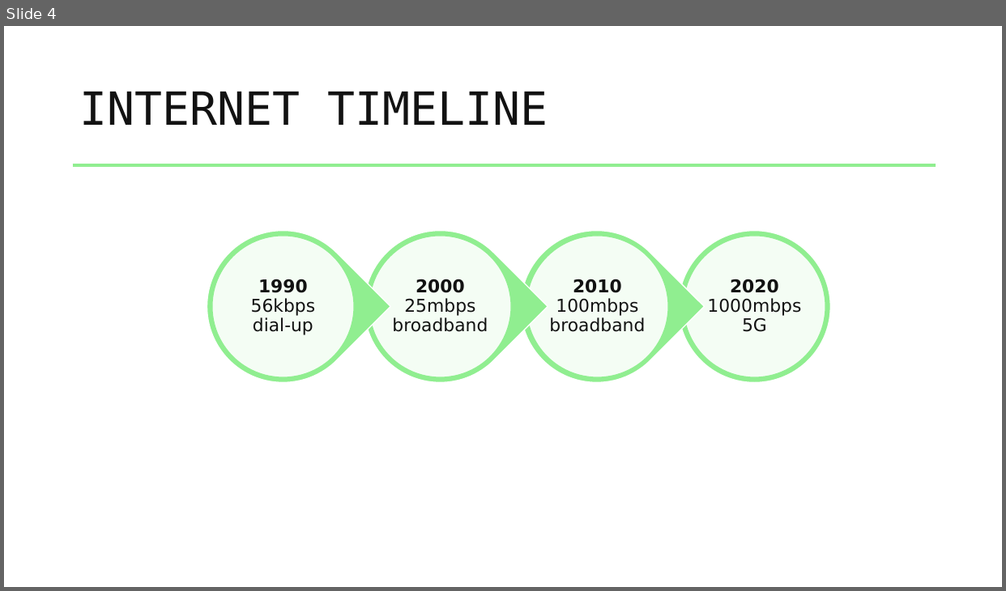
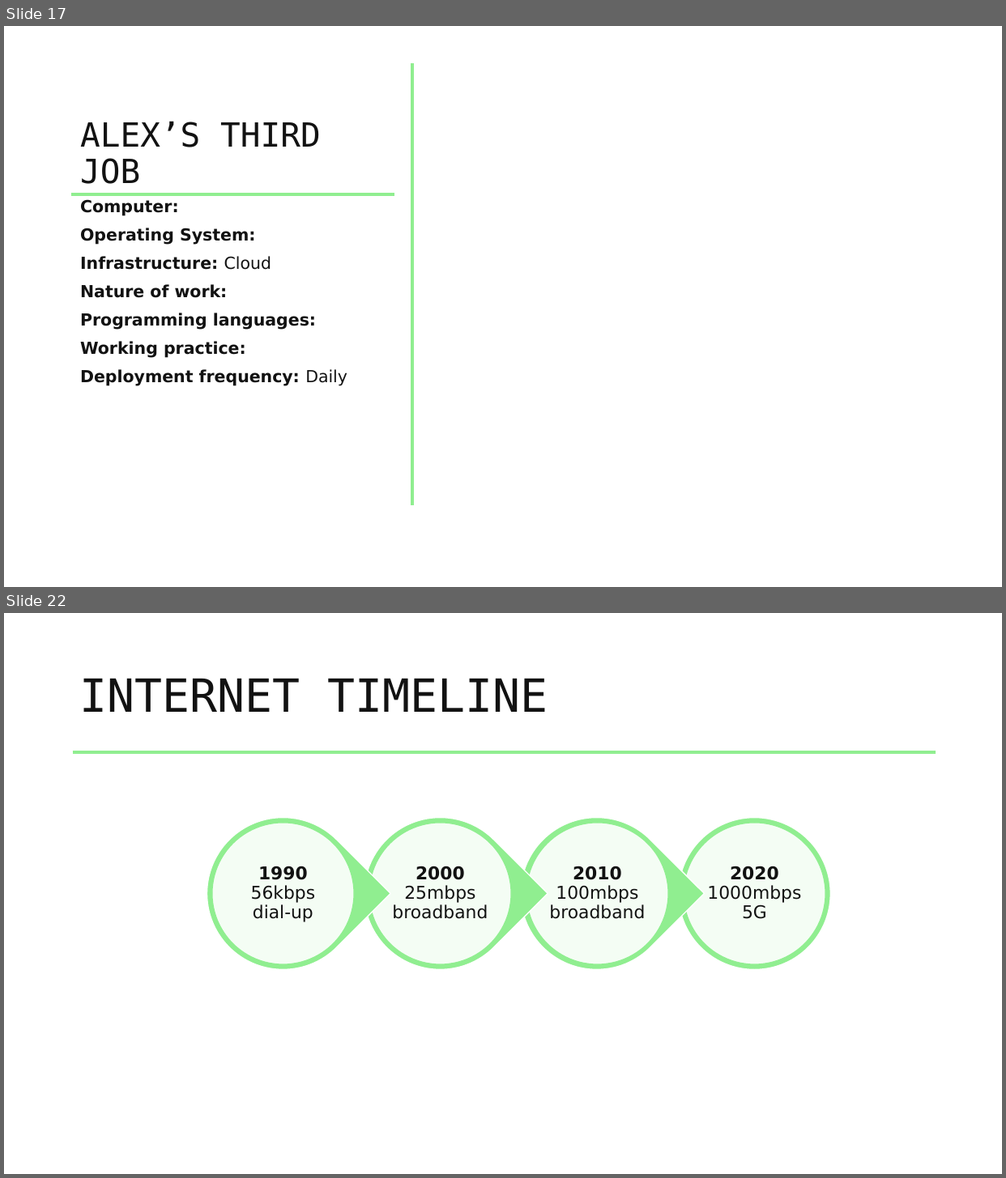
Before and after one commit to benchiverton/Blog, a slide deck: src/BenChiverton.Blog/Resources/Downloads/evolution_of_IT/evolution_of_IT.pptx. Shown one above the other, each under a label of ours: slide 4 before the commit, slides 17 and 22 after it; the slides between them are not shown. The pictures are 1006x591 and 1006x1178 pixels, drawn with LibreOffice and Linux fonts; fonts in the diff are those of the drawing. Boxes give left, top, right and bottom in pixels: in the first picture for what was removed or moved away, otherwise in the second. Text is boxed around its words. In the diff, an @@ line names an element or a change of style, - is before the commit and + after.

```diff
--- a/src/BenChiverton.Blog/Resources/Downloads/evolution_of_IT/evolution_of_IT.pptx
+++ b/src/BenChiverton.Blog/Resources/Downloads/evolution_of_IT/evolution_of_IT.pptx
@@ slide 17 added at [4, 26, 1002, 587], background #FFFFFF @@
@@ line added from (413, 63) to (413, 506), #90EE90 3 pt @@
@@ title added at [80, 121, 321, 184], 32 pt, text #121212 @@
+ALEX’S THIRD JOB
@@ line added from (71, 194) to (394, 194), #90EE90 3 pt @@
@@ text added at [80, 199, 347, 386], 16 pt, text #121212, bold @@
+Computer:
+Operating System:
+Infrastructure: Cloud
+Nature of work:
+Programming languages:
+Working practice:
+Deployment frequency: Daily
@@ what was slide 4 is now slide 22 @@
```
Also in this commit, not shown: 8 slides changed, 14 other slides added, 3 slides removed.
